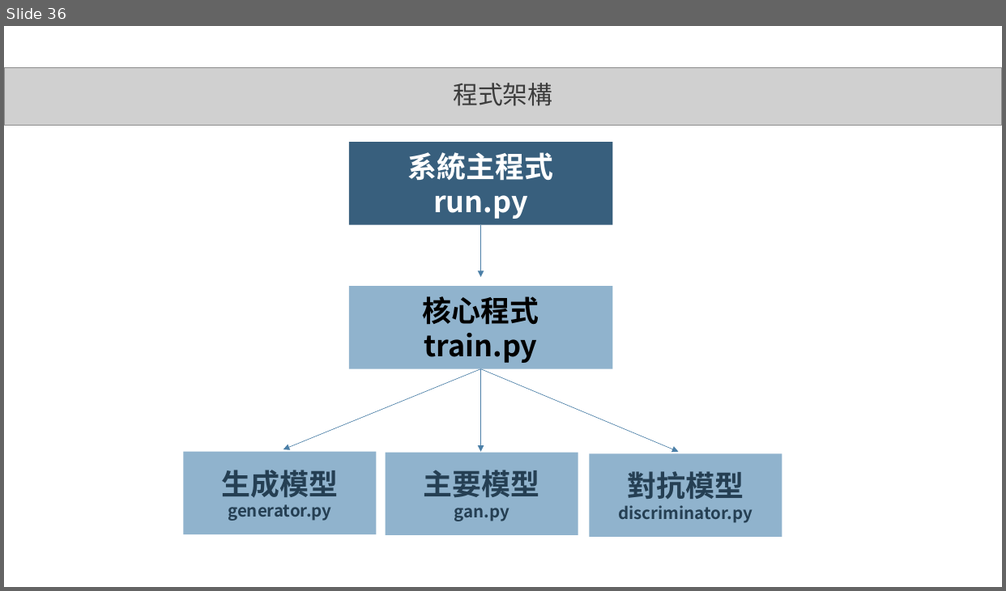
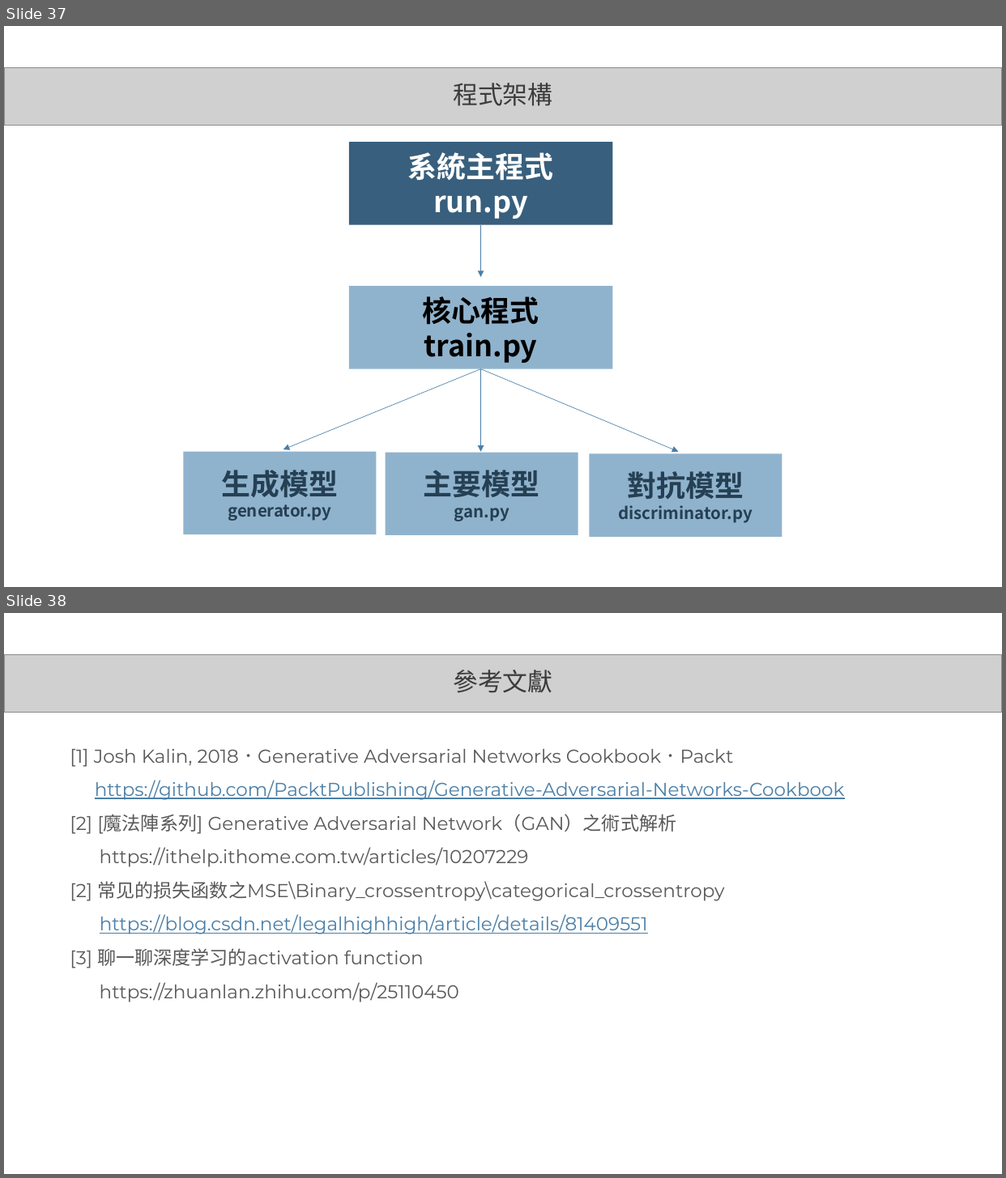
Before and after one commit to MtFeather/AI-and-Security, a slide deck: tensorflow/pix2pixGAN.pptx. Shown one above the other, each under a label of ours: slide 36 before the commit, slides 37 and 38 after it. The pictures are 1006x591 and 1006x1178 pixels, drawn with LibreOffice and Linux fonts; fonts in the diff are those of the drawing; grey boxes stand for pictures. Boxes give left, top, right and bottom in pixels: in the first picture for what was removed or moved away, otherwise in the second. Text is boxed around its words. In the diff, an @@ line names an element or a change of style, - is before the commit and + after.

```diff
--- a/tensorflow/pix2pixGAN.pptx
+++ b/tensorflow/pix2pixGAN.pptx
@@ slide 38 added at bbox=[4, 613, 1002, 1174], background #FFFFFF @@
@@ picture added at bbox=[4, 655, 1002, 713] @@
@@ text added at bbox=[453, 670, 552, 693], 24 pt, text #3C3C3C @@
+參考文獻
@@ text added at bbox=[70, 749, 845, 1003], 18 pt, text #595959 @@
+[1] Josh Kalin, 2018．Generative Adversarial Networks Cookbook．Packt
+https://github.com/PacktPublishing/Generative-Adversarial-Networks-Cookbook
+[2] [魔法陣系列] Generative Adversarial Network（GAN）之術式解析
+https://ithelp.ithome.com.tw/articles/10207229
+[2] 常见的损失函数之MSE\Binary_crossentropy\categorical_crossentropy
+https://blog.csdn.net/legalhighhigh/article/details/81409551
+[3] 聊一聊深度学习的activation function
+https://zhuanlan.zhihu.com/p/25110450
@@ what was slide 36 is now slide 37 @@
```
Also in this commit, not shown: 1 other slide added.
